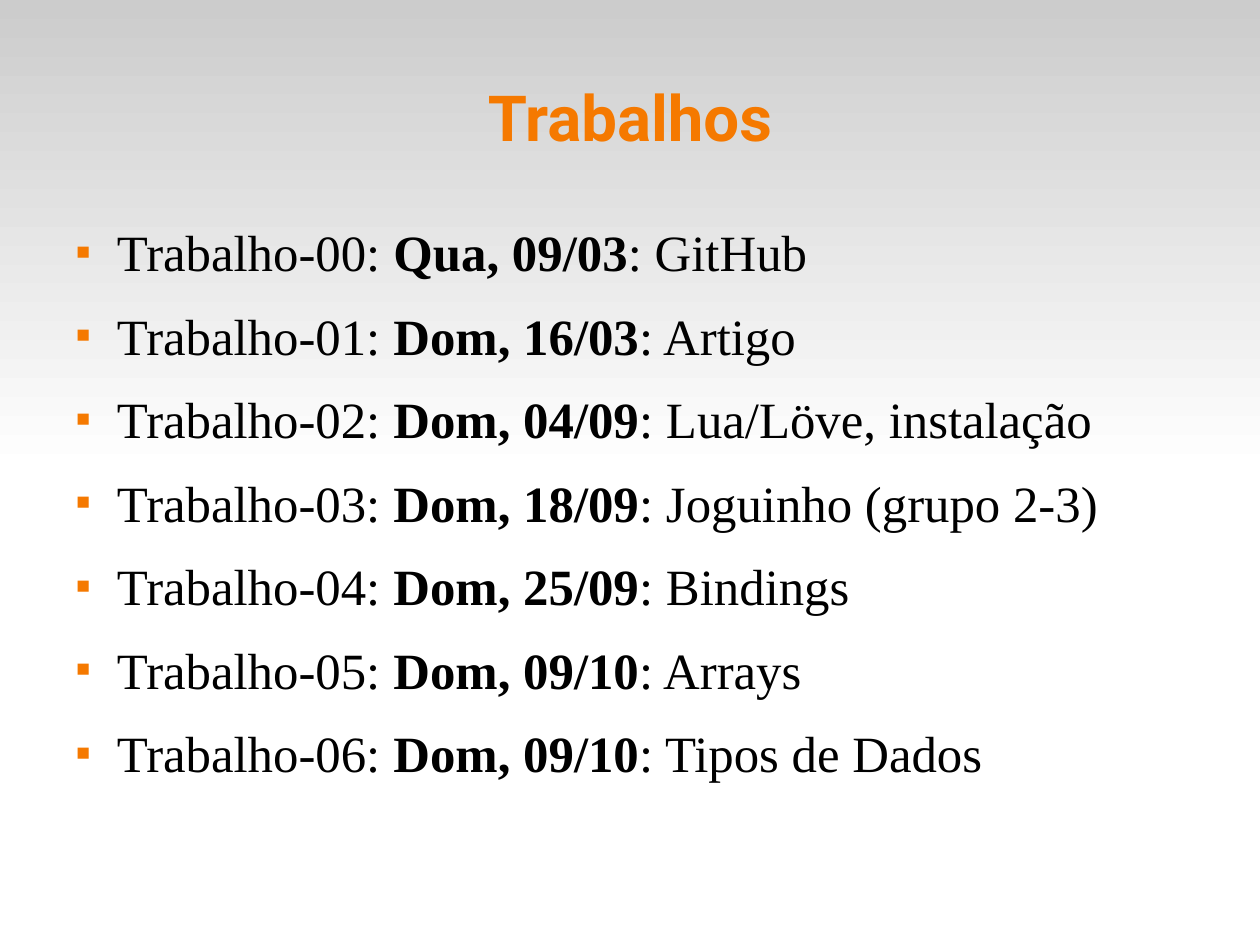
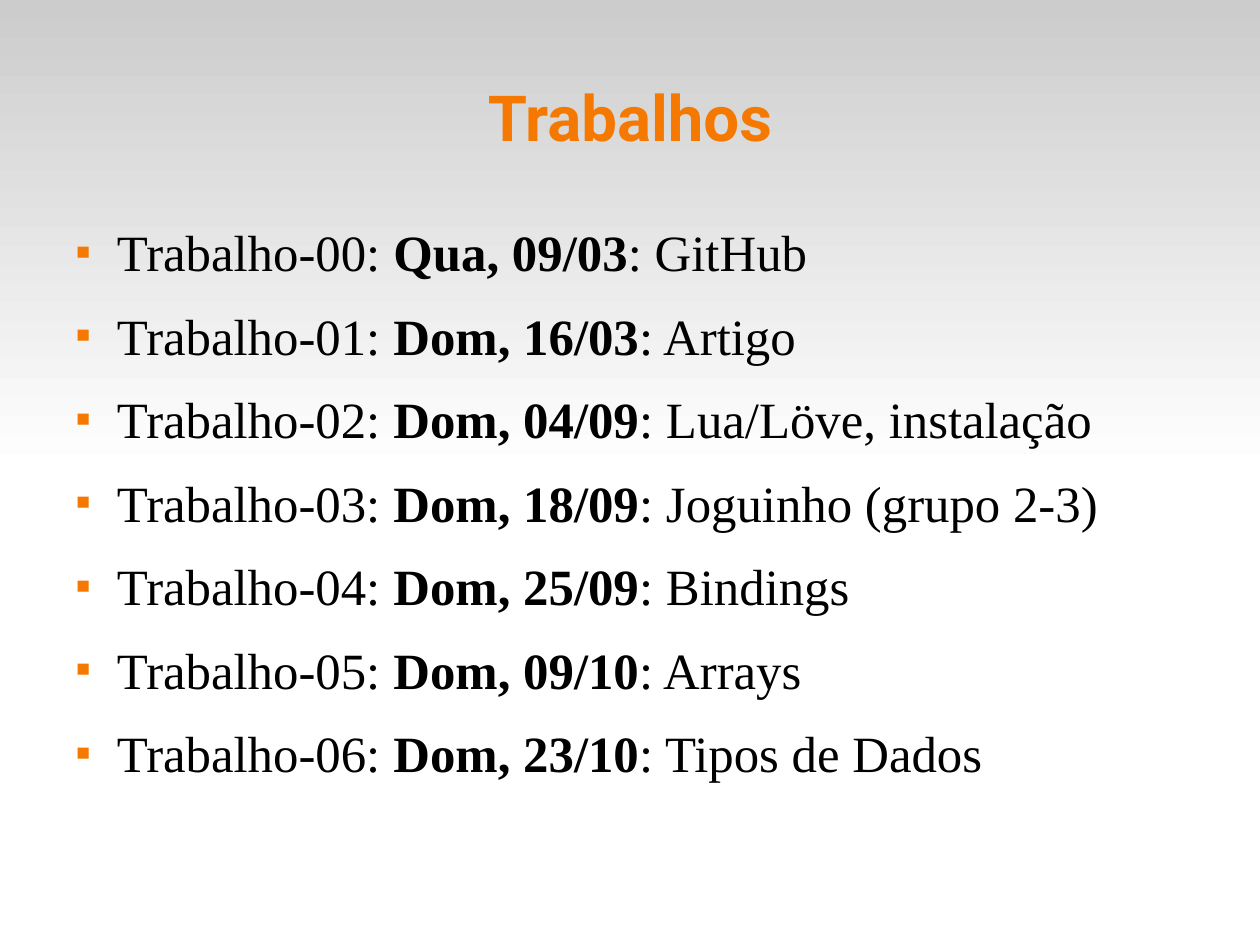
Before and after one commit to fsantanna-uerj/EDL, a slide deck: slide 4 of slides/edl-00.odp. Drawn at 1260x945 pixels with LibreOffice and Linux fonts; fonts in the diff are those of the drawing. Boxes give left, top, right and bottom in pixels: in the first picture for what was removed or moved away, otherwise in the second. Text is boxed around its words. In the diff, an @@ line names an element or a change of style, - is before the commit and + after.

```diff
--- a/slides/edl-00.odp
+++ b/slides/edl-00.odp
@@ text at [117,736,982,783]: text changed @@
-■ Trabalho-06: Dom, 09/10: Tipos de Dados
+■ Trabalho-06: Dom, 23/10: Tipos de Dados
```
Also in this commit, not shown: 13 other files.
